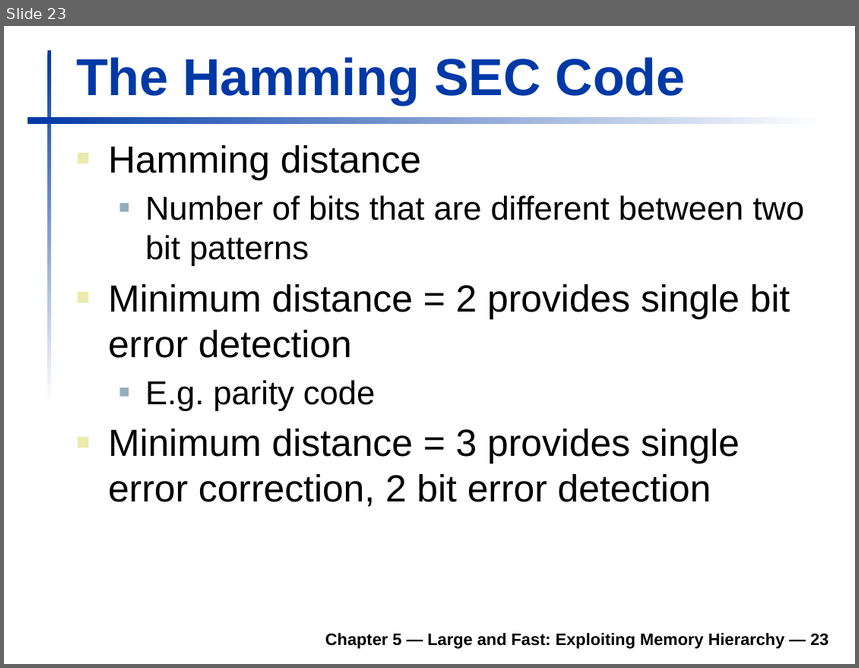
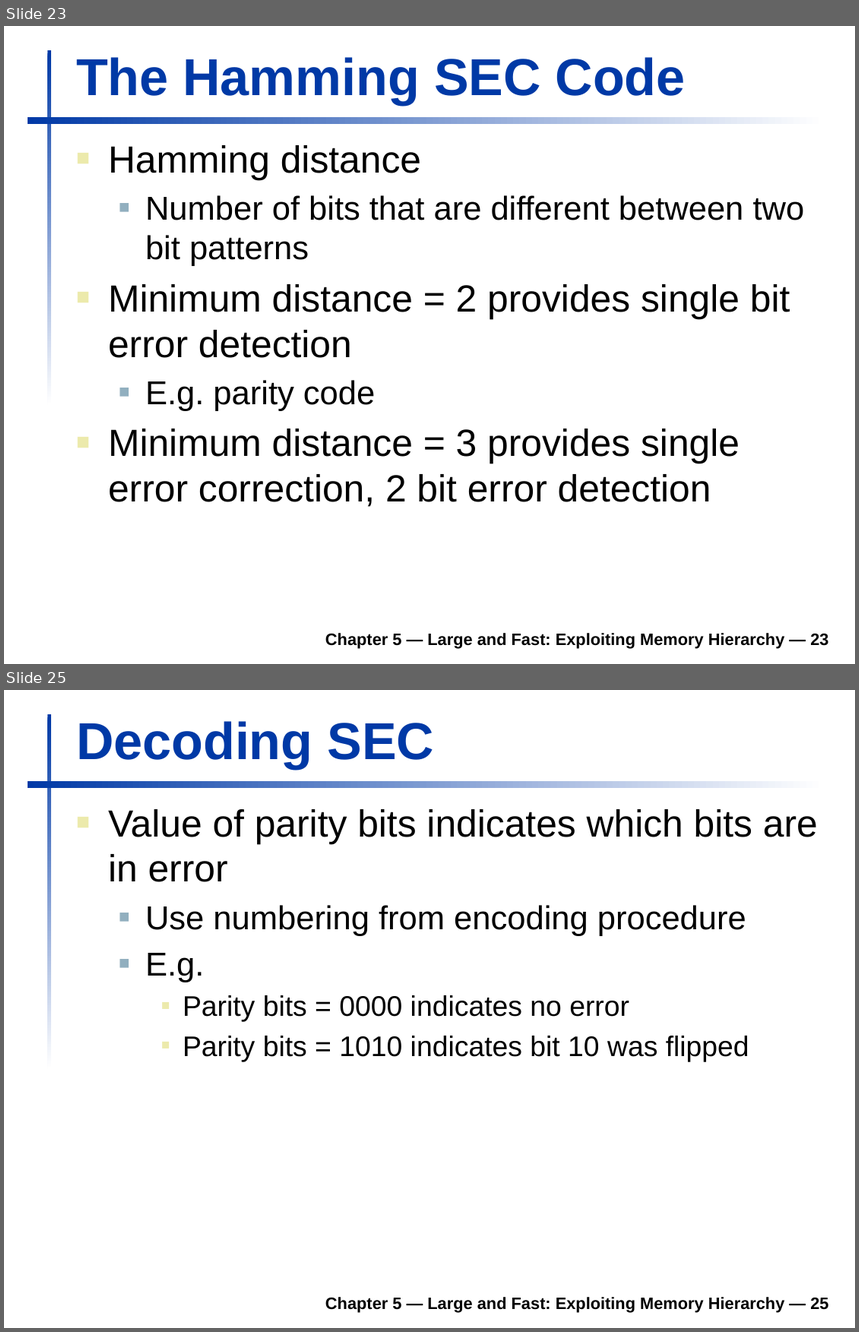
Before and after one commit to robertutterback/robertutterback.github.io, a slide deck: _courses/comp230/f17/L50.pptx. Shown one above the other, each under a label of ours: slide 23 before the commit, slides 23 and 25 after it; the slides between them are not shown. The pictures are 859x668 and 859x1332 pixels, drawn with LibreOffice and Linux fonts; fonts in the diff are those of the drawing; background and template pictures are left out. Boxes give left, top, right and bottom in pixels: in the first picture for what was removed or moved away, otherwise in the second. Text is boxed around its words. In the diff, an @@ line names an element or a change of style, - is before the commit and + after.

```diff
--- a/_courses/comp230/f17/L50.pptx
+++ b/_courses/comp230/f17/L50.pptx
@@ slide 25 added at box(4, 690, 855, 1328), background #FFFFFF; not listed: 2 template elements that a slide beside it also shows @@
@@ title added at box(76, 721, 434, 769), 44 pt, text #0039A6, bold @@
+Decoding SEC
@@ text added at box(108, 809, 818, 1062), 24 pt, text #000000 @@
+■ Value of parity bits indicates which bits are in error
+  ■ Use numbering from encoding procedure
+  ■ E.g.
+    ■ Parity bits = 0000 indicates no error
+    ■ Parity bits = 1010 indicates bit 10 was flipped
@@ text added at box(325, 1297, 829, 1313), 14 pt, text #000000, bold @@
+Chapter 5 — Large and Fast: Exploiting Memory Hierarchy — 25
```
Also in this commit, not shown: 2 other slides added, 1 other file.
